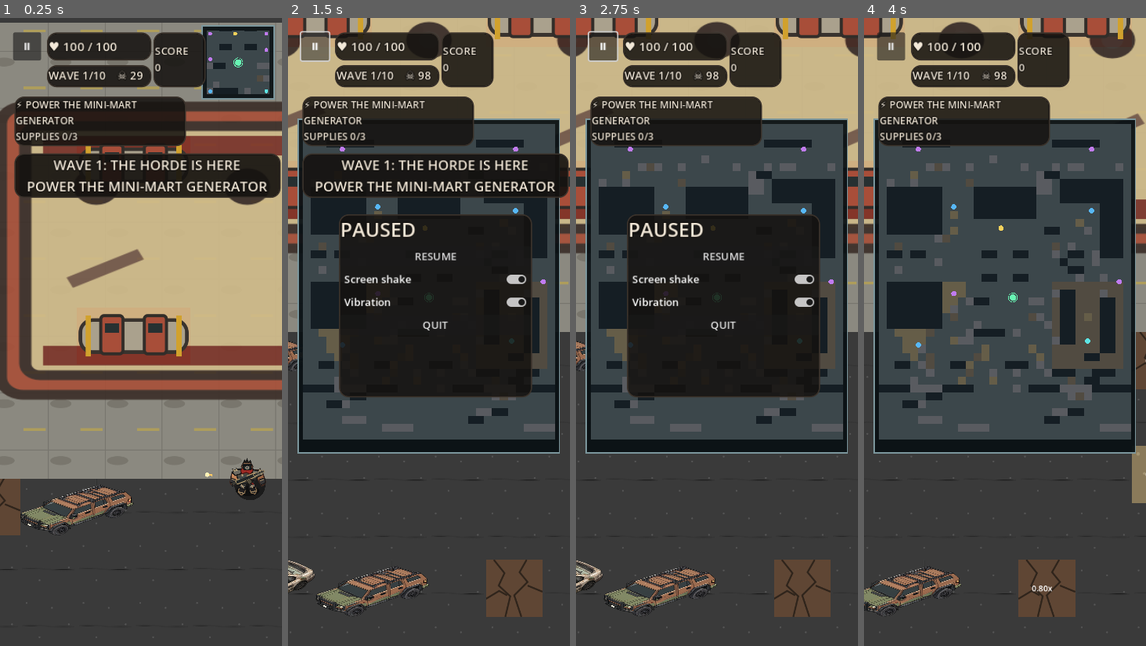
Above: before the commit, frames 1-4 (left to right).
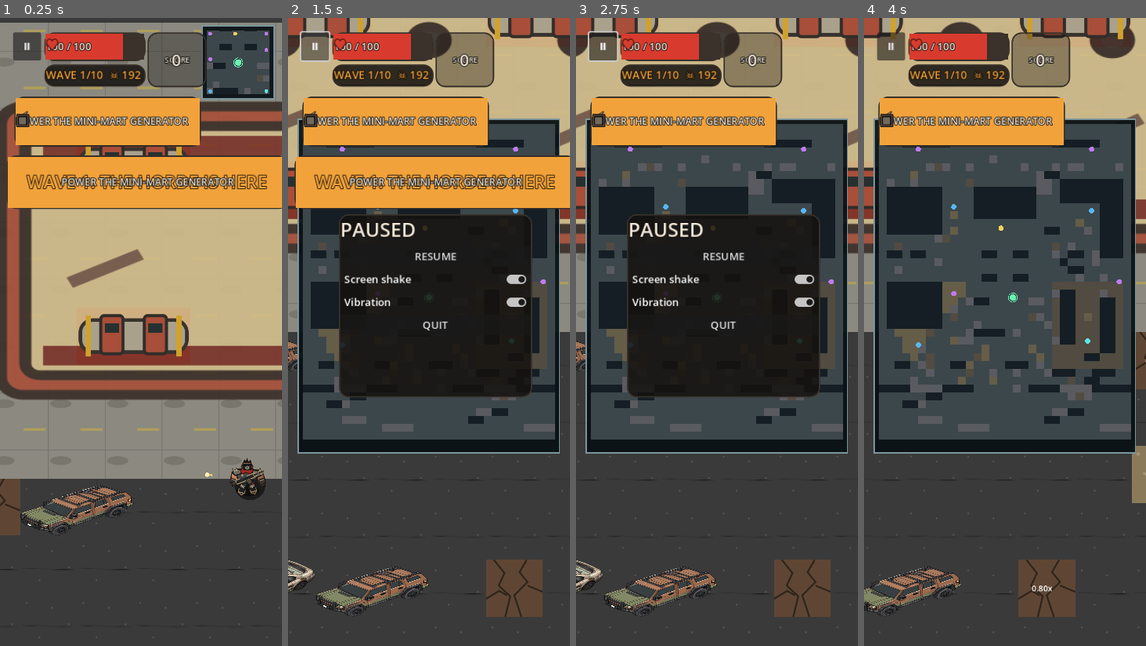
Above: after the commit, the same moments.

Repository: dennypag02/deadshift
Game: Godot game, scene res://scenes/Outskirts.tscn
Same seed, same stepped clock (60 frames per second), same inputs: the game is played once before the commit and once after it.
Inputs (mouse positions are in pixels of both pictures, inside the frame that each line leads up to):
- Up to frame 1 (0.25 s): no input
- Up to frame 2 (1.5 s): tap Enter at 0.5 s; drag from (524, 61) to (457, 193) at 0.52 s; click "Ⅱ" at 1.25 s
- Up to frame 3 (2.75 s): drag from (660, 363) to (702, 457) at 2.02 s
- Up to frame 4 (4 s): click "RESUME" at 2.75 s; tap Space at 3.5 s; move the mouse to (1033, 193) at 3.52 s; hold Right (ui_right) from 3.53 s (still down); tap H at 3.6 s

The runs differ from the first frame. In frame 1, 17% of the frame differs, in the area x 2-100%, y 2-31%; in frame 2, 17%; in frame 3, 8.5%; in frame 4, 8.3%.

Commit message:
Polish health ghost bar score and crate objective card with queued event banners

Diff:
--- a/godot/scripts/polish_hud.gd
+++ b/godot/scripts/polish_hud.gd
@@ -2,8 +2,20 @@
 # Presentation-only overlay: gameplay values are read, never modified.
 var game: Node2D
 var health_label: Label
+var hp_fill: ColorRect
+var hp_ghost: ColorRect
+var hp_flash: ColorRect
+var previous_hp := 100
+var ghost_hp := 100.0
+var damage_flash := 0.0
+var crate_slots: Array[Label] = []
+var banner_queue: Array[String] = []
+var banner_age := 0.0
+var banner_title: Label
+var banner_subtitle: Label
 var wave_label: Label
 var score_label: Label
+var score_title: Label
 var objective_label: Label
 var event_label: Label
 var event_time := 0.0
@@ -12,6 +24,8 @@
 var backdrop: PanelContainer
 var pause_menu: PanelContainer
 var shake_enabled := true
+const AMBER := Color("#F2A23A")
+const PANEL := Color(0.08, 0.07, 0.06, 0.82)
 var vibration_enabled := true
 
 func _label(text: String, size_px: int, parent: Node) -> Label:
@@ -56,19 +70,80 @@
 	pause.size = Vector2(43, 43)
 	pause.pressed.connect(_toggle_pause)
 	root.add_child(pause)
-	var hp_panel := _panel(root, Rect2(62, 12, 160, 43))
-	health_label = _label("♥ 100 / 100", 19, hp_panel)
-	var wave_panel := _panel(root, Rect2(62, 62, 160, 34))
+	var hp_panel := _panel(root, Rect2(58, 12, 155, 44))
+	var hp_bg := ColorRect.new()
+	hp_bg.position = Vector2(28, 12)
+	hp_bg.size = Vector2(118, 20)
+	hp_bg.color = Color("#3A322B")
+	hp_panel.add_child(hp_bg)
+	hp_ghost = ColorRect.new()
+	hp_ghost.color = Color("#F2A23A")
+	hp_ghost.position = hp_bg.position
+	hp_ghost.size = hp_bg.size
+	hp_panel.add_child(hp_ghost)
+	hp_fill = ColorRect.new()
+	hp_fill.color = Color("#D93A2E")
+	hp_fill.position = hp_bg.position
+	hp_fill.size = hp_bg.size
+	hp_panel.add_child(hp_fill)
+	hp_flash = ColorRect.new()
+	hp_flash.color = Color(1,1,1,0)
+	hp_flash.position = hp_bg.position
+	hp_flash.size = hp_bg.size
+	hp_panel.add_child(hp_flash)
+	health_label = _label("100 / 100", 16, hp_panel)
+	health_label.position = Vector2(38, 11)
+	var heart := _label("♥", 22, hp_panel)
+	heart.position = Vector2(3, 7)
+	heart.add_theme_color_override("font_color", Color("#D93A2E"))
+	var wave_panel := _panel(root, Rect2(58, 61, 155, 34))
 	wave_label = _label("WAVE 1/10", 17, wave_panel)
-	var score_panel := _panel(root, Rect2(225, 12, 80, 84))
-	score_label = _label("SCORE\n0", 16, score_panel)
-	var objective_panel := _panel(root, Rect2(12, 110, 263, 74))
-	objective_label = _label("⚡ POWER THE GENERATOR", 15, objective_panel)
+	wave_label.add_theme_color_override("font_color", AMBER)
+	var score_panel := _panel(root, Rect2(216, 12, 90, 84), Color(0.08,0.07,0.06,0.35))
+	score_title = _label("SCORE", 12, score_panel)
+	score_title.horizontal_alignment = HORIZONTAL_ALIGNMENT_CENTER
+	score_title.position = Vector2(4, 3)
+	score_title.size = Vector2(82, 19)
+	score_label = _label("0", 25, score_panel)
+	score_label.horizontal_alignment = HORIZONTAL_ALIGNMENT_CENTER
+	score_label.position = Vector2(0, 25)
+	score_label.size = Vector2(90, 43)
+	var objective_panel := _panel(root, Rect2(12, 110, 286, 77))
+	var stripe := ColorRect.new()
+	stripe.color = AMBER
+	stripe.position = Vector2(0, 3)
+	stripe.size = Vector2(5, 71)
+	objective_panel.add_child(stripe)
+	var bolt := _label("⚡", 29, objective_panel)
+	bolt.position = Vector2(12, 10)
+	objective_label = _label("POWER THE MINI-MART GENERATOR", 15, objective_panel)
+	objective_label.position = Vector2(50, 8)
+	objective_label.size = Vector2(225, 40)
 	objective_label.autowrap_mode = TextServer.AUTOWRAP_WORD_SMART
-	var event_panel := _panel(root, Rect2(12, 197, 408, 68), Color(0.08, 0.07, 0.06, 0.91))
-	event_label = _label("", 21, event_panel)
-	event_label.horizontal_alignment = HORIZONTAL_ALIGNMENT_CENTER
-	event_label.autowrap_mode = TextServer.AUTOWRAP_WORD_SMART
+	for i in range(3):
+		var slot := _label("▣", 22, objective_panel)
+		slot.position = Vector2(53 + i * 32, 47)
+		crate_slots.append(slot)
+	var event_panel := _panel(root, Rect2(0, 200, 432, 82), Color(0.08,0.07,0.06,0.93))
+	var upper := ColorRect.new()
+	upper.color = AMBER
+	upper.size = Vector2(432, 3)
+	event_panel.add_child(upper)
+	var lower := ColorRect.new()
+	lower.color = AMBER
+	lower.position = Vector2(0, 79)
+	lower.size = Vector2(432, 3)
+	event_panel.add_child(lower)
+	banner_title = _label("", 27, event_panel)
+	banner_title.position = Vector2(8, 5)
+	banner_title.size = Vector2(416, 43)
+	banner_title.horizontal_alignment = HORIZONTAL_ALIGNMENT_CENTER
+	banner_title.add_theme_color_override("font_color", AMBER)
+	banner_subtitle = _label("", 15, event_panel)
+	banner_subtitle.position = Vector2(8, 49)
+	banner_subtitle.size = Vector2(416, 26)
+	banner_subtitle.horizontal_alignment = HORIZONTAL_ALIGNMENT_CENTER
+	event_label = banner_title
 	event_panel.visible = false
 	backdrop = event_panel
 	pause_menu = _panel(root, Rect2(68, 290, 296, 280))
@@ -100,33 +175,65 @@
 	get_tree().paused = pause_menu.visible
 	process_mode = Node.PROCESS_MODE_ALWAYS
 
+func _comma(value: int) -> String:
+	var digits := str(value)
+	var result := ""
+	for i in range(digits.length()):
+		if i > 0 and (digits.length() - i) % 3 == 0:
+			result += ","
+		result += digits[i]
+	return result
+
 func _process(delta: float) -> void:
 	if game == null:
 		return
-	health_label.text = "♥ %d / 100" % game.player_hp
-	wave_label.text = "WAVE %d/10    ☠ %d" % [game.wave, game.enemies.size()]
+	var hp: int = game.player_hp
+	if hp != previous_hp:
+		if hp < previous_hp:
+			damage_flash = 0.1
+		else:
+			ghost_hp = float(hp)
+		previous_hp = hp
+	ghost_hp = move_toward(ghost_hp, float(hp), 120.0 * delta)
+	hp_fill.size.x = 118.0 * clampf(float(hp) / 100.0, 0.0, 1.0)
+	hp_ghost.size.x = 118.0 * clampf(ghost_hp / 100.0, 0.0, 1.0)
+	damage_flash = maxf(0.0, damage_flash - delta)
+	hp_flash.color.a = 0.65 if damage_flash > 0.0 else 0.0
+	health_label.text = "%d / 100" % hp
+	var remaining: int = game.enemies.size() + maxi(0, game.wave_total - game.wave_spawned)
+	wave_label.text = "WAVE %d/10  ☠ %d" % [game.wave, remaining]
 	score_display = move_toward(score_display, float(game.score), maxf(1.0, absf(float(game.score) - score_display) * delta / 0.3))
-	score_label.text = "SCORE\n%s" % str(int(score_display))
+	score_label.text = _comma(int(score_display))
 	var supplies := 0
 	for cache in game.supply_caches:
-		if cache["collected"]:
+		if bool(cache["collected"]):
 			supplies += 1
+	for i in range(crate_slots.size()):
+		crate_slots[i].add_theme_color_override("font_color", Color("#6FBF4A") if i < supplies else Color("#71695E"))
 	if not game.generator_active:
-		objective_label.text = "⚡ POWER THE MINI-MART GENERATOR\nSUPPLIES %d/3" % supplies
+		objective_label.text = "POWER THE MINI-MART GENERATOR"
 	elif supplies < 3:
-		objective_label.text = "▣ RECOVER SUPPLIES %d/3" % supplies
+		objective_label.text = "RECOVER THE SUPPLY CRATES"
 	elif not game.puzzle_complete:
-		objective_label.text = "⚠ RELAY TRAPS %d/4" % game.puzzle_step
+		objective_label.text = "SURVIVE THE RELAY TRAPS"
 	else:
-		objective_label.text = "◆ DETONATOR CORE SECURED"
+		objective_label.text = "DETONATOR CORE SECURED"
 	var message: String = game.banner.text
 	if message != previous_event:
 		previous_event = message
 		if message != "":
-			event_label.text = message
-			event_time = 2.1
+			banner_queue.append(message)
+	if event_time <= 0.0 and not banner_queue.is_empty():
+		var next: String = banner_queue.pop_front()
+		var parts := next.split("\n", false, 1)
+		banner_title.text = parts[0]
+		banner_subtitle.text = parts[1] if parts.size() > 1 else ""
+		event_time = 2.1
+		banner_age = 0.0
 	if event_time > 0.0:
 		event_time -= delta
+		banner_age += delta
 		backdrop.visible = true
+		backdrop.modulate.a = clampf(minf(banner_age / 0.2, event_time / 0.3), 0.0, 1.0)
 	else:
 		backdrop.visible = false
